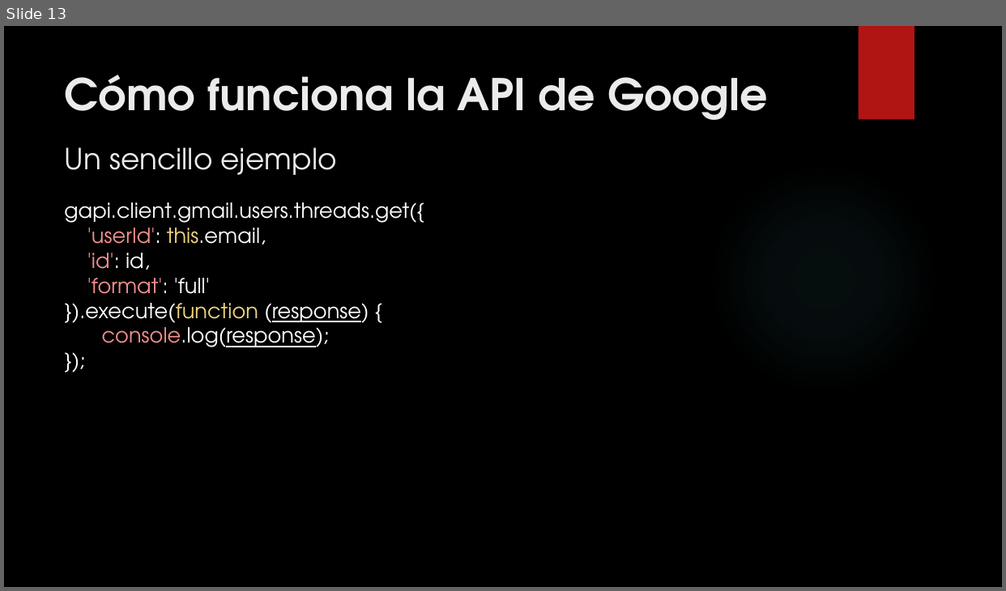
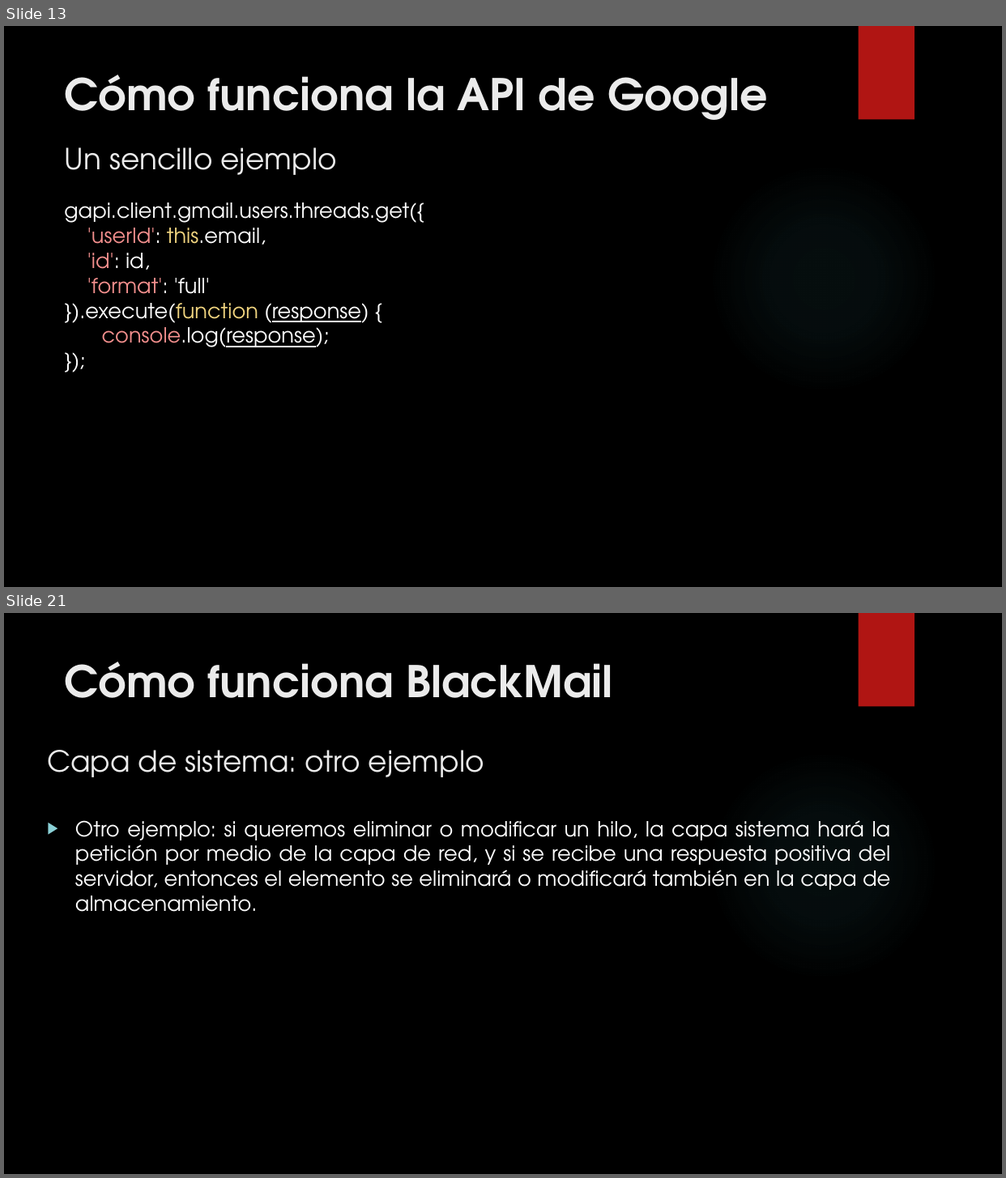
Before and after one commit to Brugarolas/BlackMail, a slide deck: BlackMail.pptx. Shown one above the other, each under a label of ours: slide 13 before the commit, slides 13 and 21 after it; the slides between them are not shown. The pictures are 1006x591 and 1006x1178 pixels, drawn with LibreOffice and Linux fonts; fonts in the diff are those of the drawing; background and template pictures are left out. Boxes give left, top, right and bottom in pixels: in the first picture for what was removed or moved away, otherwise in the second. Text is boxed around its words. In the diff, an @@ line names an element or a change of style, - is before the commit and + after.

```diff
--- a/BlackMail.pptx
+++ b/BlackMail.pptx
@@ slide 21 added at [4,613,1002,1174], background picture (left out); not listed: 2 template elements that a slide beside it also shows @@
@@ title added at [65,662,613,698], 42 pt, text #EBEBEB, bold @@
+Cómo funciona BlackMail
@@ text added at [47,750,484,777], 28 pt, text #EBEBEB @@
+Capa de sistema: otro ejemplo
@@ text added at [75,820,891,912], 20 pt, text #FFFFFF @@
+▶ Otro ejemplo: si queremos eliminar o modificar un hilo, la capa sistema hará la petición por medio de la capa de red, y si se recibe una respuesta positiva del servidor, entonces el elemento se eliminará o modificará también en la capa de almacenamiento.
```
Also in this commit, not shown: 9 other slides added, 2 other files.
